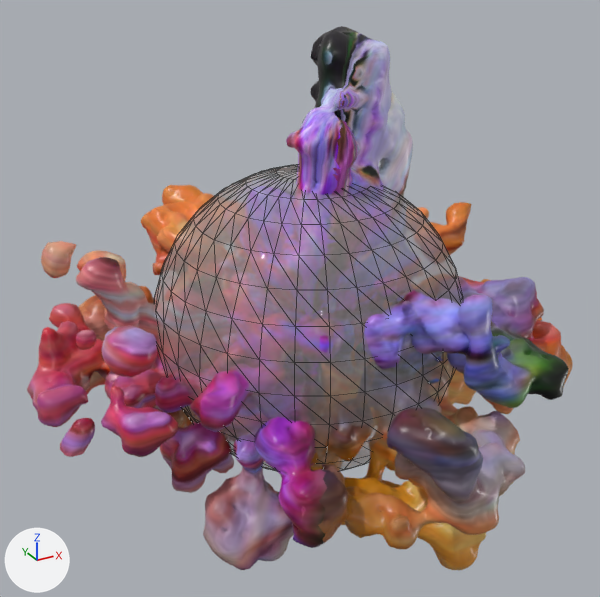
A saved change to the glTF model docs/erythra.glb.
Rendered twice from a 50 mm lens placed at (-2.42, -2.38, 3.88), pointed at (-0.07, 1.9, 1.74). Lighting does not change. The marker at lower left points along +X, +Y and +Z. Mesh edges are drawn as thin lines on the coarser meshes.

The older version as bpy lines, for what is in view:
```python
mat_material_002 = principled_material('Material.002')
mat_material_002.base_color = (0.8, 0.8, 0.8)  # white #e7e7e7
mat_material_002.roughness = 0.0
mat_material_002.alpha = 0.44
mat_material_002.transmission_weight = 0.498
me_sphere_001 = bpy.data.meshes.new('Sphere.001')
me_sphere_001.from_pydata(...)  # a UV sphere (32 segments, 16 rings, poles along z) spanning x -1.0..1.0, y 0.91..2.91, z 0.57..2.57
me_sphere_001.materials.append(mat_material_002)  # white #e7e7e7
me_triangle_mesh_4_002 = bpy.data.meshes.new('triangle_mesh_4.002')
me_triangle_mesh_4_002.from_pydata(...)  # 51296 vertices, 101769 faces; spans x -1.75..1.7, y -1.79..1.76, z -1.08..1.91
me_triangle_mesh_4_002.materials.append(mat_material_005)  # picture img_pgan
ob_sphere_001 = bpy.data.objects.new('Sphere.001', me_sphere_001)
ob_sphere_001.location = (0.0, 0.0, 0.0)
ob_triangle_mesh_morph = bpy.data.objects.new('triangle_mesh_morph', me_triangle_mesh_4_002)
ob_triangle_mesh_morph.location = (0.0, 1.975, 1.475)
```
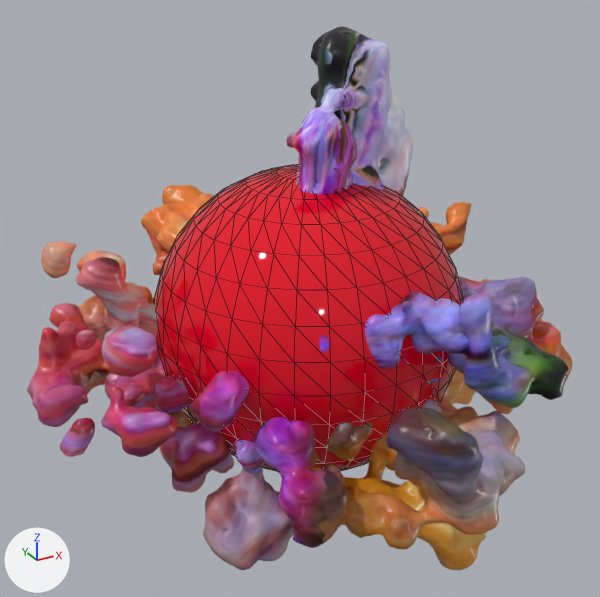
Commit message: update erythra with red sphere

The edits, one by one:
Material 'Material.002' (mat_material_002) changes colour from white #e7e7e7 to red #e70022; in linear values from (0.8, 0.8, 0.8) to (0.8, 0.0, 0.0156).
In material 'Material.002' (mat_material_002), alpha goes from 0.44 to 1.0.
In material 'Material.002' (mat_material_002), transmission_weight is no longer 0.498.

Boxes [x1, y1, x2, y2] around the edits, measured in the pictures (600 x 597 px):
'Sphere.001', recoloured, surface changed: [154, 164, 463, 471] in both
